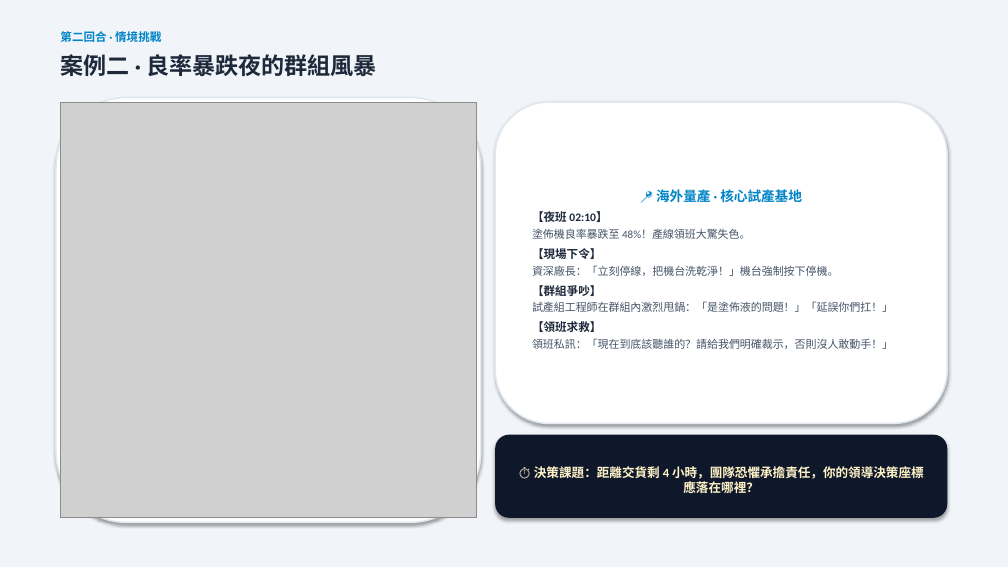
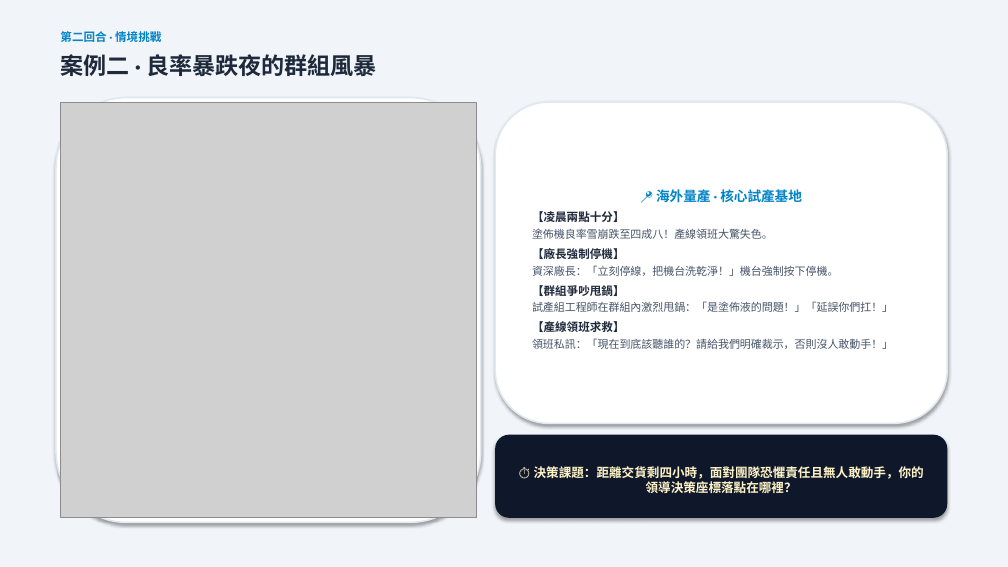
Before and after one commit to routerdd1818-tech/OB, a slide deck: slide 7 of 誰是文化王_備案簡報_Who_Is_Culture_King.pptx. Drawn at 1008x567 pixels with LibreOffice and Linux fonts; fonts in the diff are those of the drawing; grey boxes stand for pictures. Boxes give left, top, right and bottom in pixels: in the first picture for what was removed or moved away, otherwise in the second. Text is boxed around its words. In the diff, an @@ line names an element or a change of style, - is before the commit and + after.

```diff
--- a/誰是文化王_備案簡報_Who_Is_Culture_King.pptx
+++ b/誰是文化王_備案簡報_Who_Is_Culture_King.pptx
@@ text in rounded rectangle at (532,211,773,259): text changed @@
-【夜班 02:10】
-塗佈機良率暴跌至 48%！產線領班大驚失色。
-【現場下令】
+【凌晨兩點十分】
+塗佈機良率雪崩跌至四成八！產線領班大驚失色。
+【廠長強制停機】
@@ text in rounded rectangle at (532,285,625,296): text changed @@
-【群組爭吵】
+【群組爭吵甩鍋】
@@ text in rounded rectangle at (532,321,625,332): text changed @@
-【領班求救】
+【產線領班求救】
@@ text in rounded rectangle at (534,466,924,493): text changed @@
-⏱️ 決策課題：距離交貨剩 4 小時，團隊恐懼承擔責任，你的領導決策座標應落在哪裡？
+⏱️ 決策課題：距離交貨剩四小時，面對團隊恐懼責任且無人敢動手，你的領導決策座標落點在哪裡？
```
Also in this commit, not shown: 4 other slides changed, 5 other files.
